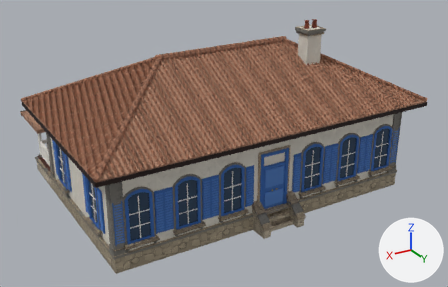
The glTF model art/town/farm/farmhouse.gltf: old version first, new version second.
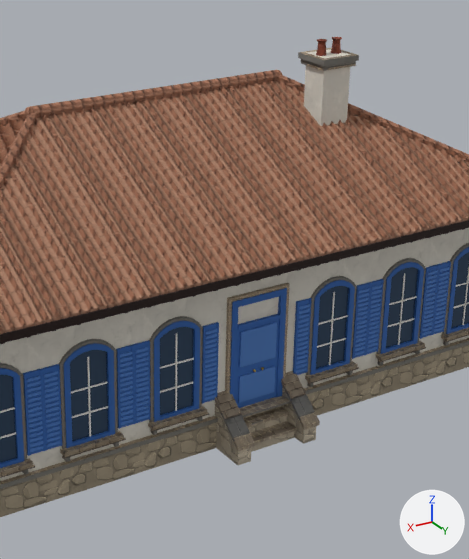
There are two pictures of each version: one whole from a 50 mm lens placed at (16.3, 31.8, 16.2), pointed at (-0.3, 4.2, 2.4), one close up on the part from 32% to 85% of the width and 0% to 100% of the height. The axes (+X, +Y, +Z) are drawn at lower right. The lights are the same throughout. The last two pictures show the newer version. Objects named as collision shapes, trigger or cutter boxes, shadow casters or lower levels of detail are left out. Vertices at exactly the same position are counted once.

Objects in the first close-up: 'farmhouse'.
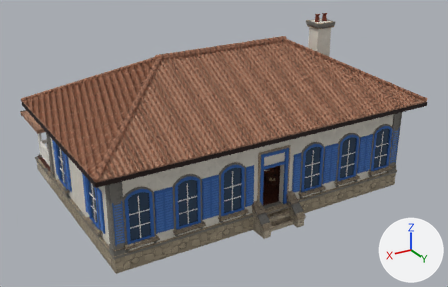
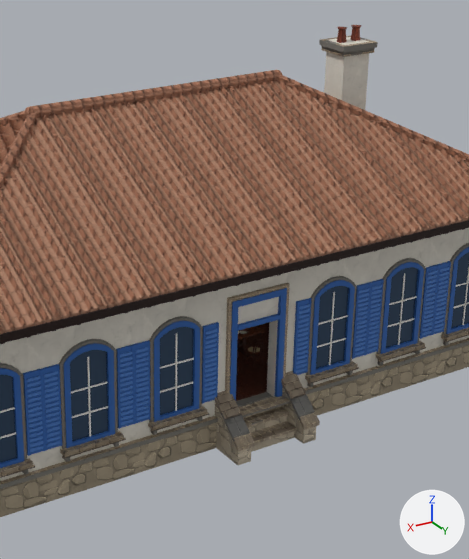
Where the change shows, as pixel boxes (x1, y1, x2, y2) in the close-ups (469 x 559 px; the box of a moved part takes in the faces that stretch with it):
'farmhouse', reshaped: before (0, 37, 469, 517); after (0, 25, 469, 517)
part 1 of me_p12, moved or reshaped: before (301, 59, 356, 71); after (322, 46, 375, 57)
part 2 of me_p12, moved or reshaped: before (298, 48, 359, 66); after (319, 35, 378, 52)
part 3 of me_p12, moved or reshaped (not visible afterwards): before (304, 49, 351, 126)
part 4 of me_p12, moved or reshaped (not visible afterwards): before (238, 366, 275, 403)
part 5 of me_p12, moved or reshaped (not visible afterwards): before (239, 322, 277, 367)
part 6 of me_p12, deleted: before (331, 37, 342, 54)
part 7 of me_p12, deleted: before (316, 39, 327, 56)
part 8 of me_p12, cut back (mostly hidden before): before (0, 120, 469, 401); after (0, 25, 469, 481)

Diff of the bpy script that builds the scene:
```diff
--- a/art/town/farm/farmhouse.gltf.py
+++ b/art/town/farm/farmhouse.gltf.py
@@ img_t_townbrick_basecolor_png @@
+img_t_townbrick_basecolor_png = load_image('T_TownBrick_BaseColor.png', '../textures/T_TownBrick_BaseColor.png', 1024, 1024, 'sRGB')
@@ mat_m_water @@
+mat_m_water = bpy.data.materials.new('M_Water')
+# nodes: BsdfPrincipled, Mix, OutputMaterial, VertexColor
+# colours: blue #3980a2, mixed with the vertex colours
@@ mat_m_townbrick @@
+mat_m_townbrick = bpy.data.materials.new('M_TownBrick')
+# uses the picture img_t_townbrick_basecolor_png
@@ mat_m_townglowwarm @@
+mat_m_townglowwarm = bpy.data.materials.new('M_TownGlowWarm')
+# nodes: BsdfPrincipled, Mix, OutputMaterial, VertexColor
+# colours: beige #ffdaa2, mixed with the vertex colours
@@ mat_m_townvitrine @@
+mat_m_townvitrine = bpy.data.materials.new('M_TownVitrine')
+# nodes: BsdfPrincipled, Math, Mix, OutputMaterial, VertexColor
+# colours: blue #c0d9e9, mixed with the vertex colours
@@ mat_m_townglowember @@
+mat_m_townglowember = bpy.data.materials.new('M_TownGlowEmber')
+# nodes: BsdfPrincipled, Mix, OutputMaterial, VertexColor
+# colours: orange #ff7b25, mixed with the vertex colours
@@ me_p12 @@
 # used by ob_farmhouse; location = (0.0, 0.0, 0.0)
-me_p12.from_pydata(...)  # 16764 vertices, 29272 faces; spans x -9.4..9.4, y -4.8..10.5, z 0.0..9.3
+me_p12.from_pydata(...)  # 50306 vertices, 90800 faces; spans x -9.4..9.4, y -4.8..10.5, z 0.0..9.3
+# me_p12 part 1: the loose piece of 8 vertices spanning x -5.0..-3.9, y 5.7..6.7, z 8.6..8.7 is moved by (-1.5, -1.0, 0.0)
+# me_p12 part 2: the loose piece of 8 vertices spanning x -5.0..-3.8, y 5.7..6.8, z 8.7..8.9 is moved by (-1.5, -1.0, 0.0)
+# me_p12 part 3: the loose piece of 8 vertices spanning x -4.8..-4.0, y 5.8..6.6, z 6.0..8.9 is scaled about its middle by (0.0108, 0.267, 0.0111), then moved by (-2.3, -1.9, -5.8), in mat_m_townpaint
+# me_p12 part 4: the loose piece of 8 vertices spanning x -0.6..0.6, y 9.5, z 1.1..1.9 is scaled about its middle by (-0.131, -5.05, 0.0294), then moved by (-6.6, -5.2, 0.1)
+# me_p12 part 5: the loose piece of 8 vertices spanning x -0.6..0.6, y 9.5, z 2.1..3.1 is scaled about its middle by (0.00909, -0.327, -0.00231), then moved by (-7.8, -7.2, -1.5)
+# me_p12 part 6: the loose piece of 32 vertices spanning x -4.8..-4.5, y 6.1..6.4, z 8.9..9.3 is deleted
+# me_p12 part 7: the loose piece of 32 vertices spanning x -4.3..-4.0, y 6.1..6.4, z 8.9..9.3 is deleted
+# me_p12 part 8: 10 vertices moved within x -9.3..9.3, y -0.9..10.3, z 5.1; 10 vertices removed from x -0.8..0.8, y -0.1..9.5, z 0.9..3.3; 33444 vertices added at x -8.4..8.4, y 0.0..9.4, z 0.9..9.3
+# other edits to the shape of me_p12 do not show in these pictures
 me_p12.materials.append(mat_m_farmglass)
@@ me_p12 @@
 me_p12.materials.append(mat_m_townwood)
+me_p12.materials.append(mat_m_townglowwarm)
+me_p12.materials.append(mat_m_townvitrine)
+me_p12.materials.append(mat_m_water)
+me_p12.materials.append(mat_m_townbrick)
+me_p12.materials.append(mat_m_townglowember)
```
